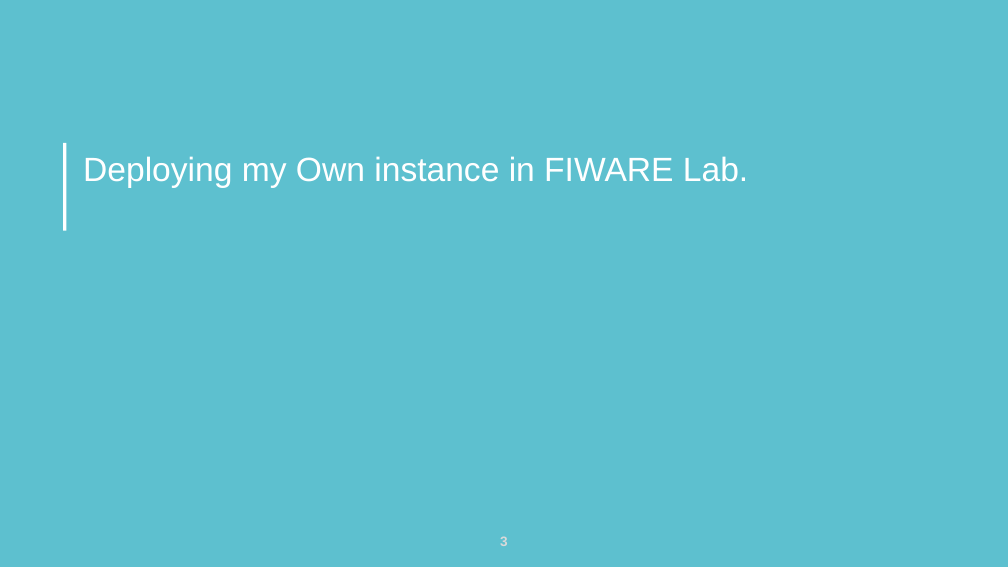
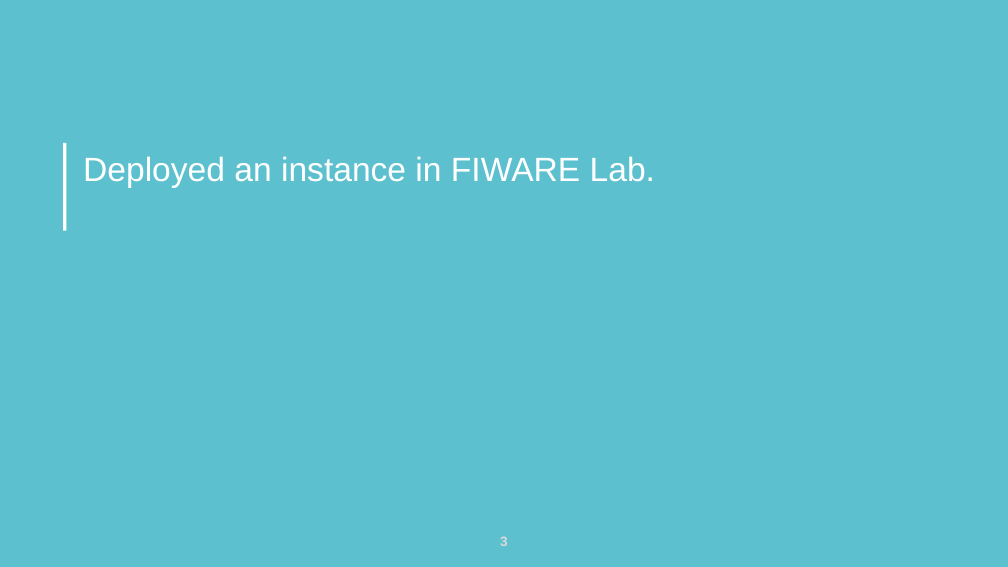
Before and after one commit to jicarretero/SummitMalaga2017, a slide deck: slide 3 of FiwareUtrecht.odp. Drawn at 1008x567 pixels with LibreOffice and Linux fonts; fonts in the diff are those of the drawing; background and template pictures are left out. Boxes give left, top, right and bottom in pixels: in the first picture for what was removed or moved away, otherwise in the second. Text is boxed around its words. In the diff, an @@ line names an element or a change of style, - is before the commit and + after.

```diff
--- a/FiwareUtrecht.odp
+++ b/FiwareUtrecht.odp
@@ title at box(83, 156, 655, 188): text changed @@
-Deploying my Own instance in FIWARE Lab.
+Deployed an instance in FIWARE Lab.
```
Also in this commit, not shown: 8 other slides changed, 3 slides added, 3 slides removed, 9 other files.
